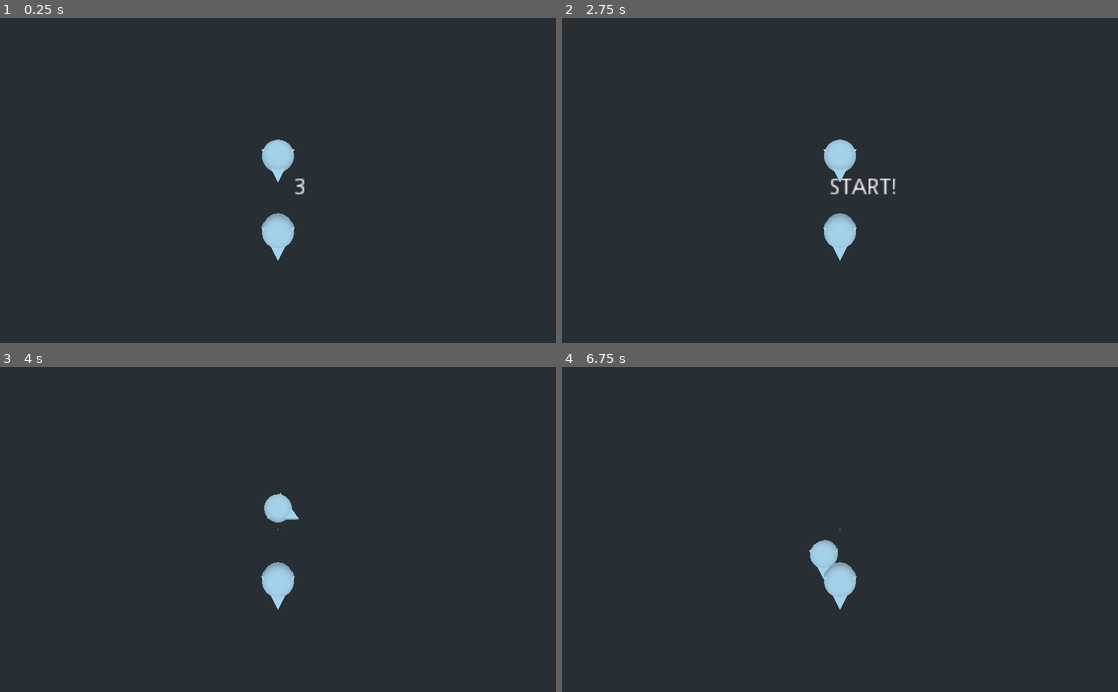
Above: before the commit, frames 1-4 (two rows, left to right).
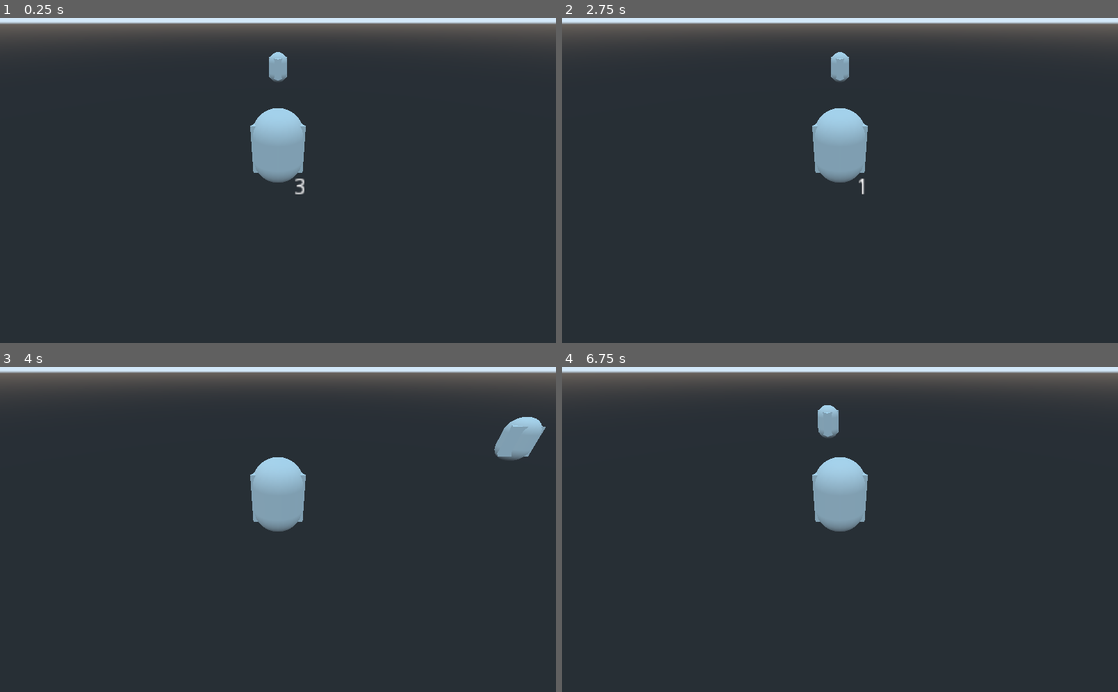
Above: after the commit, the same moments.

Repository: theluckycrab/cock_feathers
Game: Godot game, scene res://scenes/map.tscn
The game is run twice, just before and just after one commit, with the same random seed, the same clock (stepped at 60 frames per second) and the same inputs. This scene is started directly instead of the project's main scene.
Inputs (mouse positions are in pixels of both pictures, inside the frame that each line leads up to):
- Up to frame 1 (0.25 s): no input
- Up to frame 2 (2.75 s): tap Enter at 0.5, 2 s; move the mouse to (962, 164) at 0.52 s; hold A (A) 0.53-1.28 s; tap D (D) at 0.8, 1.35 s; tap Space at 1.25 s; move the mouse to (728, 196) at 1.27 s; tap S (S) at 1.55 s; move the mouse to (895, 109) at 2.02 s; hold S (S) from 2.03 s (still down); tap W (W) at 2.3 s
- Up to frame 3 (4 s): move the mouse to (250, 594) at 2.77 s; release S (S) at 2.78 s; tap W (W) at 2.85 s; click (250, 594) at 3.05 s; move the mouse to (444, 578) at 3.52 s; hold A (A) from 3.53 s (still down); click (444, 578) at 3.6 s
- Up to frame 4 (6.75 s): move the mouse to (673, 480) at 4.27 s; release A (A) at 4.28 s; tap A (A) at 4.35 s; tap D (D) at 4.55 s; tap Space at 5 s; move the mouse to (867, 529) at 5.02 s; hold D (D) 5.03-5.78 s; tap S (S) at 5.3, 5.85 s; move the mouse to (756, 448) at 5.77 s; tap W (W) at 6.05 s; tap Enter at 6.5 s; move the mouse to (962, 513) at 6.52 s; hold W (W) from 6.53 s (still down)

The runs differ from the first frame. In frame 1, 9.4% of the frame differs, in the area x 0-100%, y 0-75%; in frame 2, 9.6%; in frame 3, 9.9%; in frame 4, 9.9%.

Commit message:
can shoot arrows

Diff:
--- /dev/null
+++ b/controllable/arrow.gd
@@ -0,0 +1,25 @@
+extends Controllable
+class_name Arrow
+
+signal hit
+
+func _init():
+	move_speed = 10
+	gravity = Vector3.ZERO
+	turn_speed = 0.08
+
+func _ready():
+	var _d = $Area.connect("body_entered", self, "on_hit")
+
+func _physics_process(_delta):
+	if active and net_owner == get_tree().get_network_unique_id():
+		controls()
+		velocity = Vector3(0,0,-1)
+		move()
+
+func on_hit(body):
+	if body is Player:
+		Events.emit_signal("player_hit", body.net_owner)
+		return
+	emit_signal("hit")
+	queue_free()
--- /dev/null
+++ b/controllable/arrow.tscn
@@ -0,0 +1,46 @@
+[gd_scene load_steps=7 format=2]
+
+[ext_resource path="res://controllable/arrow.gd" type="Script" id=1]
+
+[sub_resource type="CapsuleShape" id=1]
+
+[sub_resource type="CapsuleMesh" id=2]
+
+[sub_resource type="SpatialMaterial" id=3]
+albedo_color = Color( 0.952941, 0.12549, 0.12549, 1 )
+
+[sub_resource type="PrismMesh" id=4]
+material = SubResource( 3 )
+
+[sub_resource type="BoxShape" id=5]
+extents = Vector3( 0.0817451, 0.0636445, 1.26646 )
+
+[node name="Arrow" type="KinematicBody"]
+collision_layer = 0
+collision_mask = 0
+script = ExtResource( 1 )
+
+[node name="CollisionShape" type="CollisionShape" parent="."]
+transform = Transform( 1, 0, 0, 0, -4.37114e-08, -1, 0, 1, -4.37114e-08, 0, 0, 0 )
+shape = SubResource( 1 )
+
+[node name="Armature" type="Spatial" parent="."]
+
+[node name="MeshInstance" type="MeshInstance" parent="Armature"]
+transform = Transform( -0.0777889, -8.74228e-08, 1.21195e-16, 0, -4.37114e-08, -0.0317149, 6.80052e-09, -1, 1.3863e-09, 0, 0, 0 )
+mesh = SubResource( 2 )
+material/0 = null
+
+[node name="MeshInstance" type="MeshInstance" parent="Armature/MeshInstance"]
+transform = Transform( 1, 0, 0, 0, 1, 0, 0, 0, 1, 0, 0.657104, -2.87229e-08 )
+mesh = SubResource( 4 )
+material/0 = null
+
+[node name="Camera" type="Camera" parent="Armature"]
+transform = Transform( 1, 0, 0, 0, 0.982486, 0.186335, 0, -0.186335, 0.982486, 0, 0.28097, -0.229961 )
+
+[node name="Area" type="Area" parent="."]
+
+[node name="CollisionShape" type="CollisionShape" parent="Area"]
+transform = Transform( 1, 0, 0, 0, 1, 0, 0, 0, 1, 0, 0, 0.253693 )
+shape = SubResource( 5 )
--- a/controllable/controllable.gd
+++ b/controllable/controllable.gd
@@ -7,14 +7,18 @@
 var gravity = Vector3.DOWN * 9
 var force = Vector3.ZERO
 var net_owner = 1
+var active = false
 
 onready var body = $Armature
 
 func move():
 	#movement will always be rotated to your facing, force will not
+	if ! active:
+		velocity = Vector3.ZERO
 	var v = velocity.rotated(Vector3.UP, body.rotation.y) * move_speed
 	var _discard = move_and_slide(v + gravity + force)
-	send_move_data()
+	if active and net_owner == get_tree().get_network_unique_id():
+		send_move_data()
 
 func get_wasd():
 	var wasd = Vector3.ZERO
@@ -23,8 +27,10 @@
 	return wasd
 
 func controls():
+	if !active or net_owner != get_tree().get_network_unique_id():
+		return
 	var wasd = get_wasd()
-	velocity = Vector3(0, 0, -wasd.z)
+	velocity = Vector3(0, 0, wasd.z)
 	key_turn()
 
 func key_turn():
@@ -43,3 +49,8 @@
 	global_transform.origin = m.position
 	body.rotation.y = m.rotation
 	pass
+
+func set_active(a):
+	active = a
+	if a and net_owner == get_tree().get_network_unique_id():
+		$Armature/Camera.current = true
--- a/controllable/player.gd
+++ b/controllable/player.gd
@@ -1,23 +1,28 @@
 extends Controllable
-
-var active = false
+class_name Player
 
 func _ready():
 	var _d = Events.connect("round_start", self, "set_active", [true])
 
 func _physics_process(_delta):
-	if active and net_owner == get_tree().get_network_unique_id():
-		_controls()
-		move()
+	_controls()
+	move()
 
 
 func _controls():
 	controls()
-	if Input.is_action_just_pressed("left_click"):
-		shoot_arrow()
+	if active and net_owner == get_tree().get_network_unique_id():
+		if Input.is_action_just_pressed("left_click"):
+			rpc("shoot_arrow")
 
-func shoot_arrow():
+remotesync func shoot_arrow():
+	set_active(false)
+	var a = load("res://controllable/arrow.tscn").instance()
+	get_parent().add_child(a)
+	a.connect("hit", self, "set_active", [true])
+	var offset = Vector3(0, 0, -3).rotated(Vector3.UP, body.rotation.y)
+	a.global_transform.origin = global_transform.origin + offset
+	a.body.rotation.y = body.rotation.y
+	a.net_owner = net_owner
+	a.set_active(true)
 	pass
-
-func set_active(a):
-	active = a
--- a/controllable/player.tscn
+++ b/controllable/player.tscn
@@ -18,7 +18,7 @@
 [node name="Armature" type="Spatial" parent="."]
 
 [node name="MeshInstance" type="MeshInstance" parent="Armature"]
-transform = Transform( 1, 0, 0, 0, -4.37114e-08, -1, 0, 1, -4.37114e-08, 0, 0, 0 )
+transform = Transform( -1, -8.74228e-08, 3.82137e-15, 0, -4.37114e-08, -1, 8.74228e-08, -1, 4.37114e-08, 0, 0, 0 )
 mesh = SubResource( 2 )
 material/0 = null
 
@@ -26,3 +26,6 @@
 transform = Transform( 1, 0, 0, 0, 1, 0, 0, 0, 1, 0, 0.657104, -2.87229e-08 )
 mesh = SubResource( 3 )
 material/0 = null
+
+[node name="Camera" type="Camera" parent="Armature"]
+transform = Transform( 1, 0, 0, 0, 0.827277, 0.561795, 0, -0.561795, 0.827277, 0, 4.0684, 8.33584 )
--- a/project.godot
+++ b/project.godot
@@ -9,13 +9,25 @@
 config_version=4
 
 _global_script_classes=[ {
+"base": "Controllable",
+"class": "Arrow",
+"language": "GDScript",
+"path": "res://controllable/arrow.gd"
+}, {
 "base": "KinematicBody",
 "class": "Controllable",
 "language": "GDScript",
 "path": "res://controllable/controllable.gd"
+}, {
+"base": "Controllable",
+"class": "Player",
+"language": "GDScript",
+"path": "res://controllable/player.gd"
 } ]
 _global_script_class_icons={
-"Controllable": ""
+"Arrow": "",
+"Controllable": "",
+"Player": ""
 }
 
 [application]
--- a/scenes/map.gd
+++ b/scenes/map.gd
@@ -5,27 +5,42 @@
 
 func _ready():
 	start_timer.connect("timeout", self, "on_start_timer")
-	start_timer.start(start_delay)
 	var _d = Events.connect("player_hit", self, "on_player_hit")
 	var p2 = get_node("Player2")
 	if get_tree().get_network_unique_id() == 1:
 		p2.net_owner = get_tree().get_network_connected_peers()[0]
 	else:
 		p2.net_owner = get_tree().get_network_unique_id()
+	reset()
 
 func _physics_process(_delta):
 	if round(start_timer.time_left) == 0:
-		$Label.text = "START!"
 		return
 	$Label.text = round(start_timer.time_left) as String
 
 
 func on_start_timer():
+	$Label.text = "START!"
+	yield(get_tree().create_timer(0.5), "timeout")
 	$Label.hide()
 	Events.emit_signal("round_start")
 
-func on_player_hit(_p):
+func on_player_hit(p):
+	$Label.text = str(p) + " WINS!"
+	$Label.show()
+	get_tree().paused = true
+	yield(get_tree().create_timer(2), "timeout")
 	reset()
 
 func reset():
+	get_tree().paused = false
+	start_timer.start(start_delay)
+	for i in get_children():
+		if i is Arrow:
+			i.queue_free()
+	$Label.show()
+	get_node("Player").global_transform.origin = $Spawn1.global_transform.origin
+	get_node("Player").body.rotation.y = $Spawn1.rotation.y
+	get_node("Player2").global_transform.origin = $Spawn2.global_transform.origin
+	get_node("Player2").body.rotation.y = $Spawn2.rotation.y
 	pass
--- a/scenes/map.tscn
+++ b/scenes/map.tscn
@@ -9,14 +9,11 @@
 [node name="Map" type="Spatial"]
 script = ExtResource( 2 )
 
-[node name="Camera" type="Camera" parent="."]
-transform = Transform( 1, 0, 0, 0, -4.37114e-08, 1, 0, -1, -4.37114e-08, 0, 15, 0 )
-
 [node name="Player" parent="." instance=ExtResource( 1 )]
-transform = Transform( 1, 0, 0, 0, 1, 0, 0, 0, 1, 0, 0, 3.20865 )
+transform = Transform( 1, 0, 0, 0, 1, 0, 0, 0, 1, 0, 0, 10.5411 )
 
 [node name="Player2" parent="." instance=ExtResource( 1 )]
-transform = Transform( 1, 0, 0, 0, 1, 0, 0, 0, 1, 0, 0, -1.53306 )
+transform = Transform( 1, 0, 0, 0, 1, 0, 0, 0, 1, 0, 0, -9.47077 )
 
 [node name="StaticBody" type="StaticBody" parent="."]
 
@@ -41,3 +38,9 @@
 text = "10"
 align = 1
 valign = 1
+
+[node name="Spawn1" type="Position3D" parent="."]
+transform = Transform( 1, 0, 0, 0, 1, 0, 0, 0, 1, 0, 0, 10.3861 )
+
+[node name="Spawn2" type="Position3D" parent="."]
+transform = Transform( -1, 0, -8.74228e-08, 0, 1, 0, 8.74228e-08, 0, -1, 0, 0, -9.24687 )
